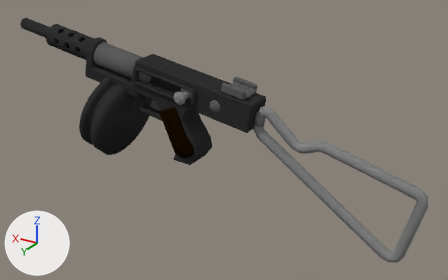
A saved change to the Blender file Assets/Models/Vehicles/Guns/smg.blend.
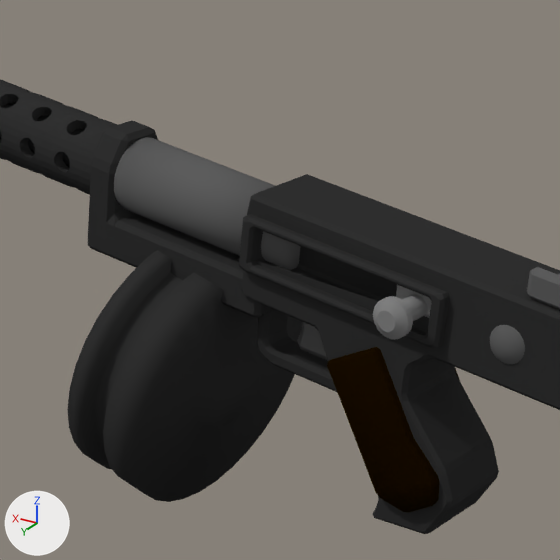
There are two pictures of each version: one whole from a camera (50 mm lens) standing at (-6.54, 9.03, 4.34) and looking at (-1.01, -0.19, -0.26), one close up on the part from 13% to 52% of the width and 0% to 62% of the height. The lights are fixed; the arrows at lower left show +X, +Y and +Z.
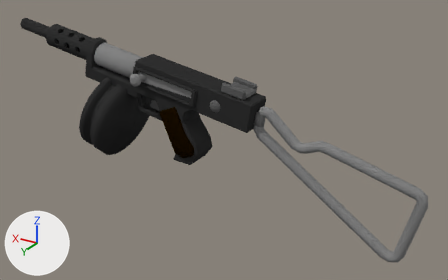
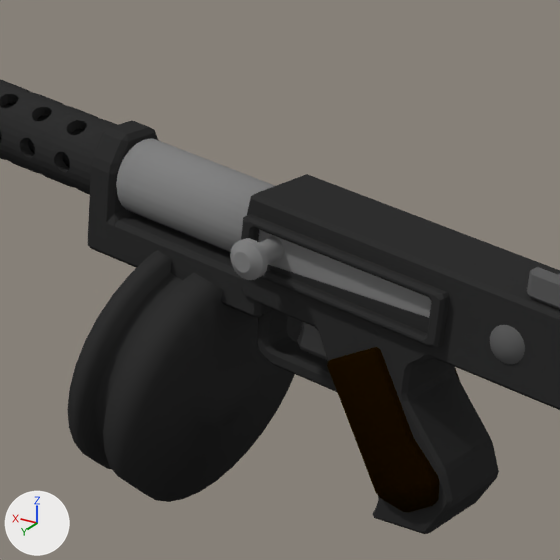
What changed in the scene script:
```text
Change me_cylinder_005:
    where me_cylinder_005.from_pydata(...)  # 64 vertices, 34 faces; spans x 0.937..2.255, y -0.233..0.233, z 0.518..0.984
    remove me_cylinder_005.materials.append(mat_material_003)  # dark grey #5d5d5d
    add me_cylinder_005.materials.append(mat_material)  # grey #838383
Change ob_cube_006:
    ob_cube_006.location: (0.0622, -0.107, 0.765) -> (1.061, -0.107, 0.765)
```

Location of each change, (x1, y1, x2, y2) in pixels of the close-ups (560 x 560 px):
'Cylinder.001', recoloured: (114, 137, 300, 270) in both
'Cube.006', moved: before (373, 285, 431, 340); after (230, 230, 431, 318)
